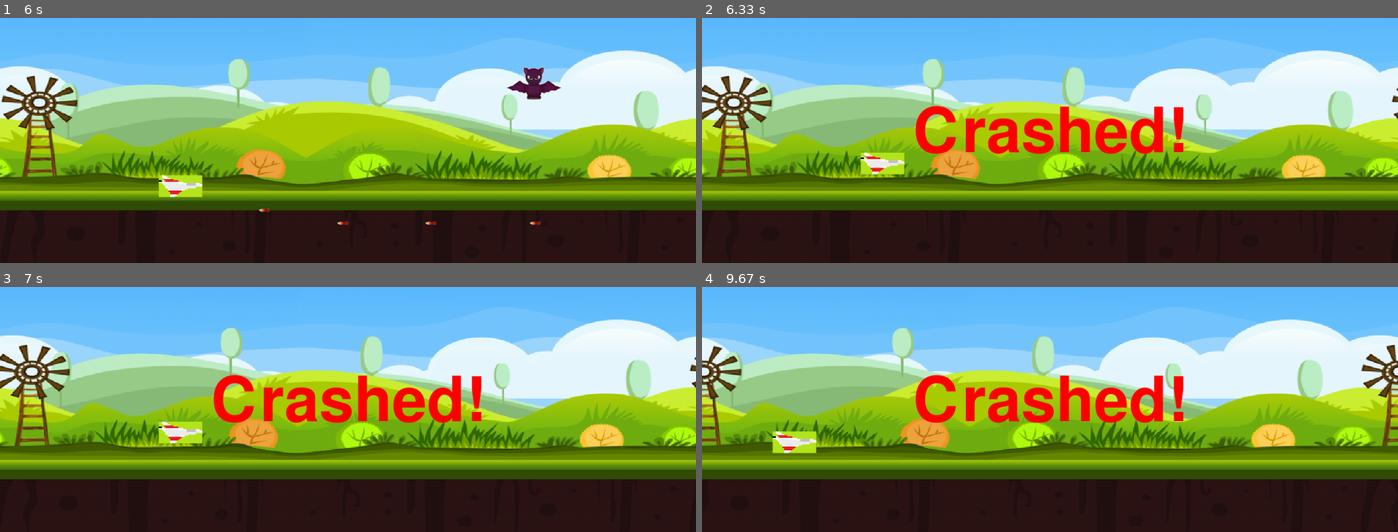
Above: before the commit, frames 1-4 (two rows, left to right).
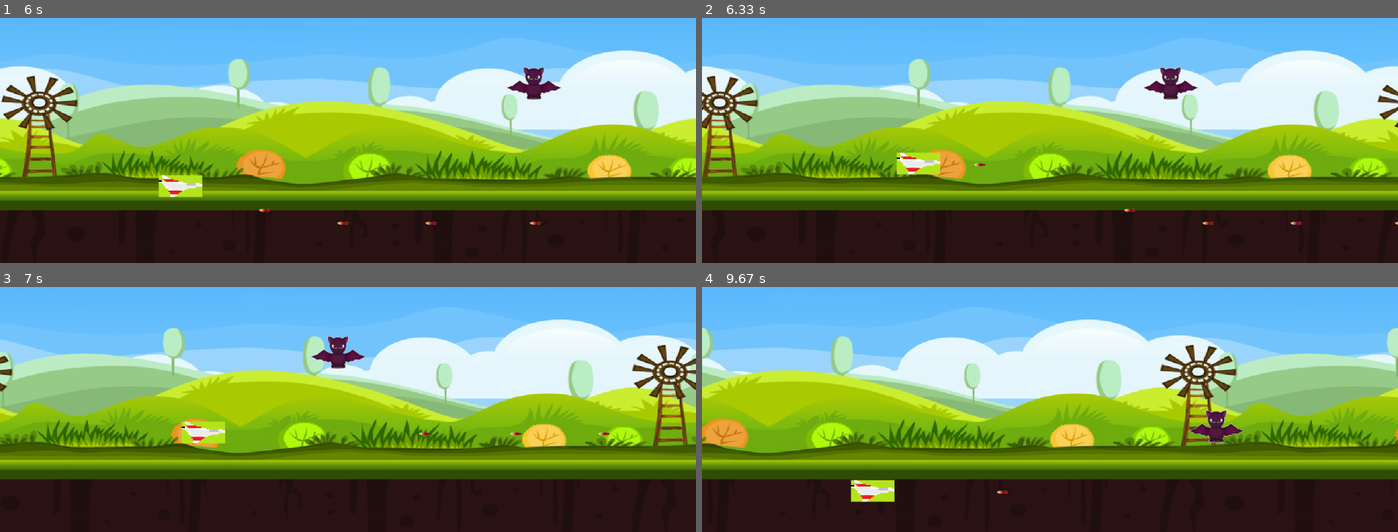
Above: after the commit, the same moments.

Repository: DJmong/Pygame
Game: pygame game, started from main.py
The game is run twice, just before and just after one commit, with the same random seed, the same clock (stepped at 60 frames per second) and the same inputs.
Inputs:
- Up to frame 1 (6 s): tap Ctrl at 0.33, 0.73, 1.03, 1.23, 1.57, 1.87, 2.07, 2.37, 2.63, 2.97, 3.27, 3.4, 3.8, 4.1, 4.47, 4.87, 5.17, 5.37, 5.67, 5.87 s; hold Right 0.67-1.13 s; hold Up 1.17-1.47 s; hold Right 1.5-1.97 s; hold Left 2-2.53 s; hold Down 2.57-2.87 s; hold Left 2.9-3.3 s; hold Up 3.33-3.7 s; hold Right 3.73-4.37 s; hold Down 4.4-4.77 s; hold Left 4.8-5.27 s; hold Right 5.3-5.77 s; hold Up from 5.8 s (still down)
- Up to frame 2 (6.33 s): release Up at 6.1 s; hold Right from 6.13 s (still down); tap Ctrl at 6.2 s
- Up to frame 3 (7 s): tap Ctrl at 6.5, 6.7 s; release Right at 6.6 s; hold Left from 6.63 s (still down)
- Up to frame 4 (9.67 s): tap Ctrl at 7, 7.27, 7.6, 7.9, 8.03, 8.43, 8.73, 9.1, 9.5 s; release Left at 7.17 s; hold Down 7.2-7.5 s; hold Left 7.53-7.93 s; hold Up 7.97-8.33 s; hold Right 8.37-9 s; hold Down 9.03-9.4 s; hold Left from 9.43 s (still down)

Frame 1 is identical in both runs. In frame 2, 18% of the frame differs, in the area x 0-100%, y 13-85%; in frame 3, 29%; in frame 4, 38%, in the area x 0-100%, y 13-88%.

Commit message:
Debug for Enemy not removed issue, add delete code to main program.
Next)
    Need Refactoring Unit List apply Sequence.
    Plan : Add new Module 'control.py' this module is set of User API

Diff:
--- a/main.py
+++ b/main.py
@@ -152,6 +152,8 @@
             eg.drawObject(boom, (bat_x, bat_y))
 
             if boom_count > 6:
+                eg.del_enemy(bat)
+                eg.del_unit(bat)
                 del(bat)
                 bat = enemy.Bat()
                 batDeath = False
--- a/source/character.py
+++ b/source/character.py
@@ -40,7 +40,7 @@
         eg.add_unit(self)
 
     def __del__(self):
-        eg.del_unit(self)
+        pass
 
     def setImage(self, image):
         self.image = pygame.image.load(image)
@@ -98,7 +98,6 @@
 
     def __del__(self):
         super().__del__()
-        eg.del_enemy(self)
 
     def getHp(self):
         return self.hp
